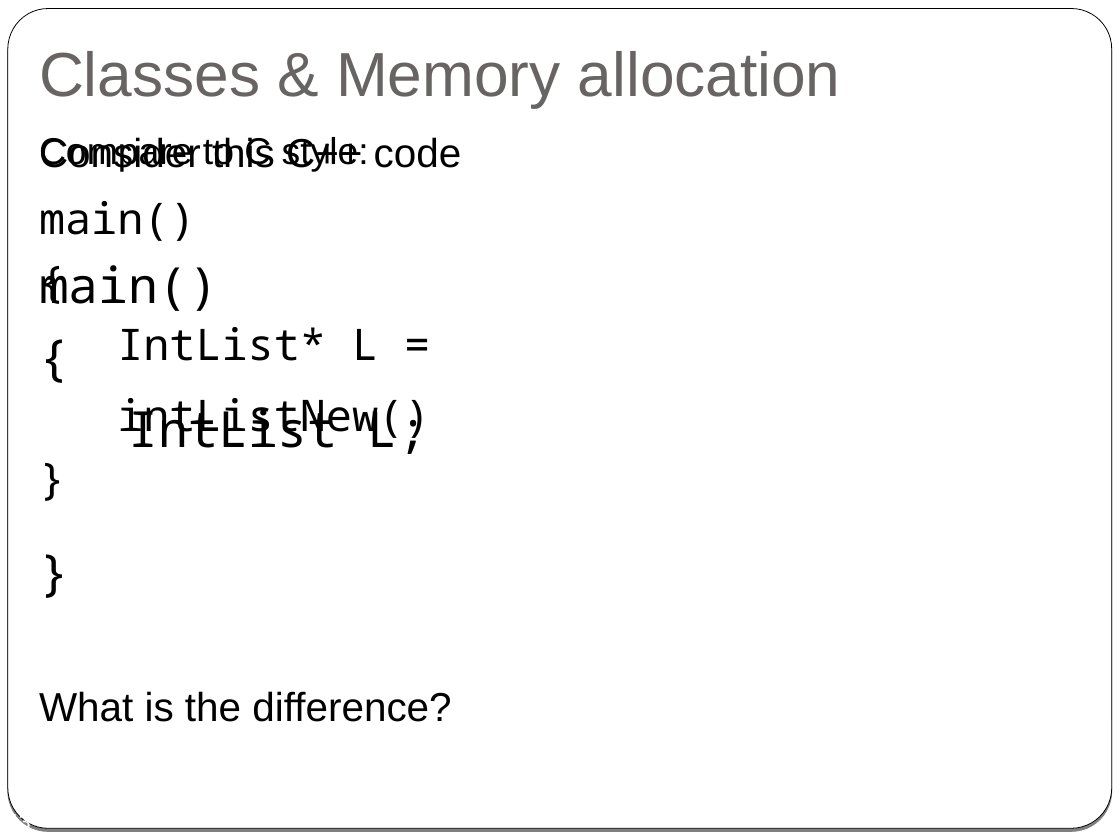
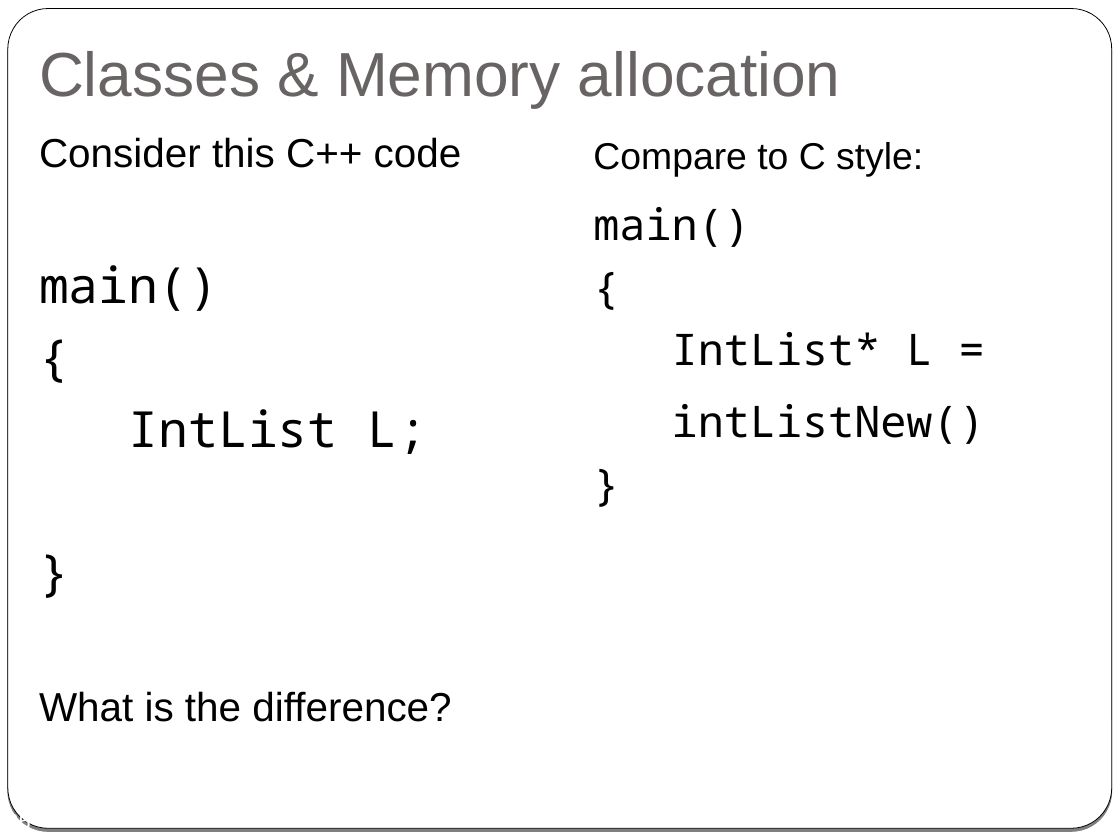
Before and after one commit to cpp-at-ariel/cpp-5778, a slide deck: slide 35 of week02-classes-constructors-destructors/slides.odp (slide 43 before the commit). Drawn at 1120x840 pixels with LibreOffice and Linux fonts; fonts in the diff are those of the drawing. Boxes give left, top, right and bottom in pixels: in the first picture for what was removed or moved away, otherwise in the second. Text is boxed around its words. In the diff, an @@ line names an element or a change of style, - is before the commit and + after.

```diff
--- a/week02-classes-constructors-destructors/slides.odp
+++ b/week02-classes-constructors-destructors/slides.odp
@@ text "Compare to C style:" rewrapped from bbox=[39, 137, 430, 443] to bbox=[593, 142, 985, 444] @@
@@ page number at bbox=[6, 812, 30, 827]: text changed @@
-43
+35
```
Also in this commit, not shown: 7 other slides changed, 8 slides removed, 16 other files.
